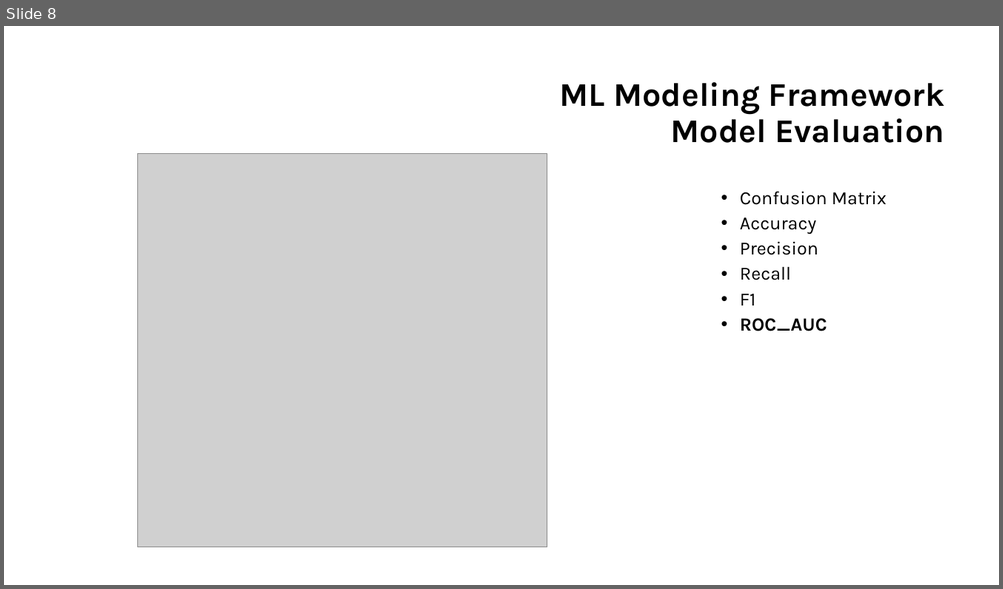
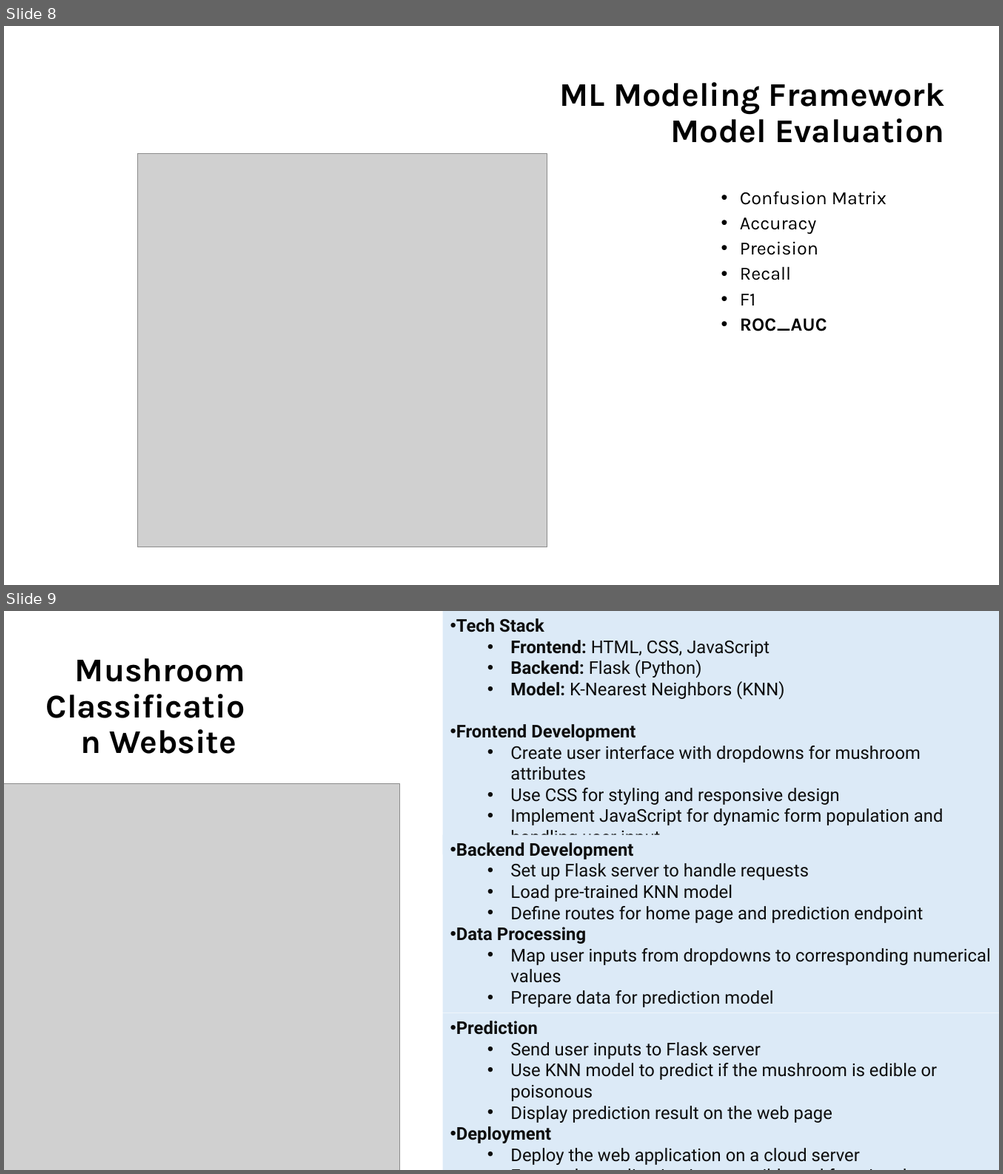
Before and after one commit to mjhihi/project4_team1, a slide deck: Mushroom Classification.pptx. Shown one above the other, each under a label of ours: slide 8 before the commit, slides 8 and 9 after it. The pictures are 1003x589 and 1003x1174 pixels, drawn with LibreOffice and Linux fonts; fonts in the diff are those of the drawing; grey boxes stand for pictures. Boxes give left, top, right and bottom in pixels: in the first picture for what was removed or moved away, otherwise in the second. Text is boxed around its words. In the diff, an @@ line names an element or a change of style, - is before the commit and + after.

Commit message:
website slide

```diff
--- a/Mushroom Classification.pptx
+++ b/Mushroom Classification.pptx
@@ slide 9 added at (x1=4, y1=611, x2=999, y2=1170), background #FFFFFF @@
@@ rectangle added at (x1=443, y1=611, x2=999, y2=854), fill #DCEAF7, 17 pt, text #0D0D0D @@
+• Tech Stack
+  • Frontend: HTML, CSS, JavaScript
+  • Backend: Flask (Python)
+  • Model: K-Nearest Neighbors (KNN)
+• Frontend Development
+  • Create user interface with dropdowns for mushroom attributes
+  • Use CSS for styling and responsive design
+  • Implement JavaScript for dynamic form population and handling user input
@@ title added at (x1=75, y1=658, x2=245, y2=754), 32 pt, text #000000, bold @@
+Mushroom Classification Website
@@ picture added at (x1=4, y1=784, x2=400, y2=1170) @@
@@ text added at (x1=456, y1=843, x2=990, y2=1008), 17 pt, text #0D0D0D @@
+• Backend Development
+  • Set up Flask server to handle requests
+  • Load pre-trained KNN model
+  • Define routes for home page and prediction endpoint
+• Data Processing
+  • Map user inputs from dropdowns to corresponding numerical values
+  • Prepare data for prediction model
@@ text added at (x1=456, y1=1021, x2=937, y2=1165), 17 pt, text #0D0D0D @@
+• Prediction
+  • Send user inputs to Flask server
+  • Use KNN model to predict if the mushroom is edible or poisonous
+  • Display prediction result on the web page
+• Deployment
+  • Deploy the web application on a cloud server
+  • Ensure the application is accessible and functional
```
Also in this commit, not shown: 1 slide removed.
